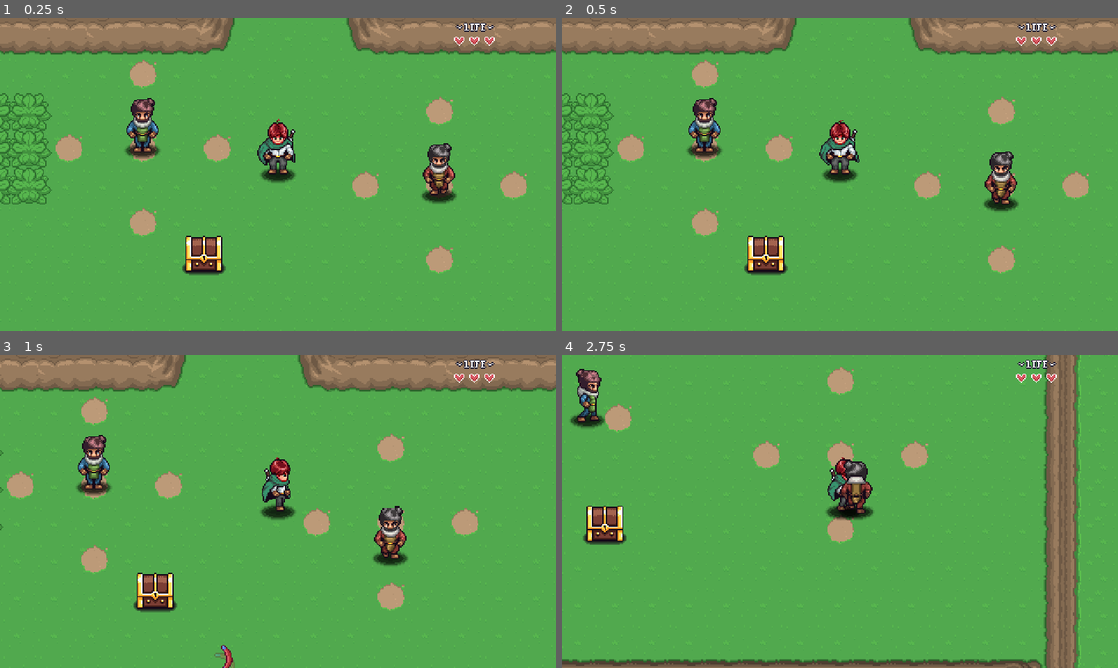
Above: before the commit, frames 1-4 (two rows, left to right).
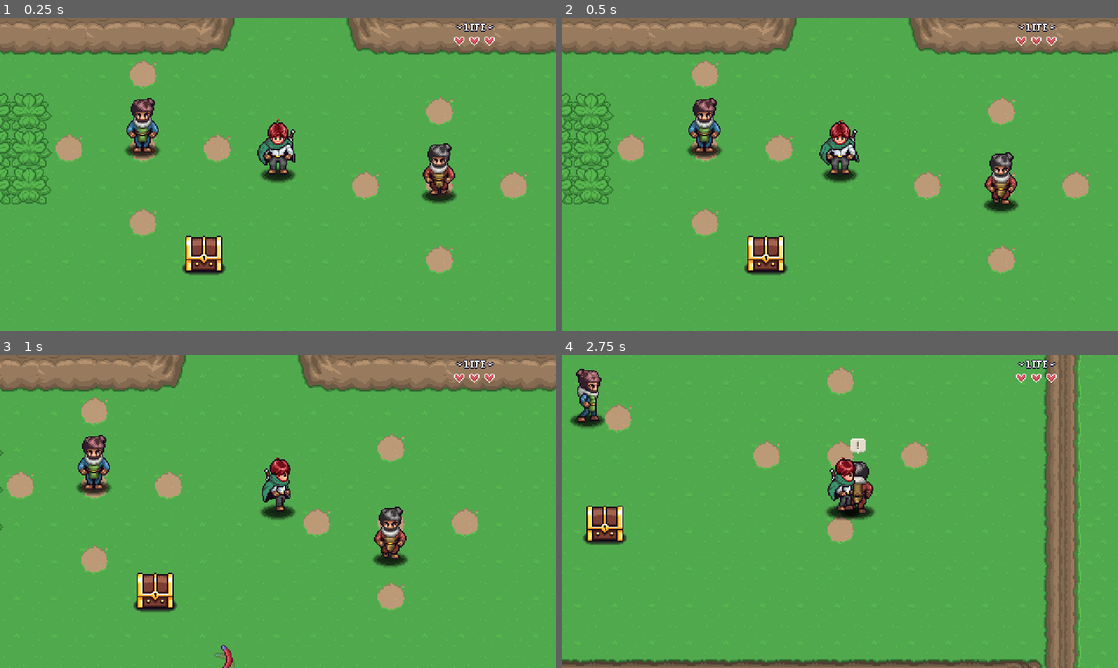
Above: after the commit, the same moments.

Repository: wangwenhao/aarpg
Game: Godot game, scene res://Levels/Area01/02.tscn
The game is run twice, just before and just after one commit, with the same random seed, the same clock (stepped at 60 frames per second) and the same inputs. This scene is started directly instead of the project's main scene. Sound files missing from this copy of the repository are replaced by a short silence.
Inputs:
- Up to frame 1 (0.25 s): no input
- Up to frame 2 (0.5 s): no input
- Up to frame 3 (1 s): tap Enter (ui_accept) at 0.5, 0.77 s; hold D (right) from 0.53 s (still down); hold N (ability) from 0.53 s (still down)
- Up to frame 4 (2.75 s): release D (right) at 1.28 s; release N (ability) at 1.28 s; hold S (down) 1.28-2.03 s; tap J (attack) at 1.35 s; tap Enter (ui_accept) at 1.52 s; hold D (right) from 2.03 s (still down); hold I (interact) from 2.03 s (still down)

Frame 1 is identical in both runs. In frame 2, 0.3% of the frame differs, in the area x 75-83%, y 42-63%; in frame 3, 0.1%; in frame 4, 0.6%, in the area x 50-57%, y 26-53%.

Commit message:
npc语音优化及bugfix

Diff:
--- a/GUI/DialogSystem/Scripts/dialog_portrait.gd
+++ b/GUI/DialogSystem/Scripts/dialog_portrait.gd
@@ -21,13 +21,19 @@
 		audio_stream_player.pitch_scale = randf_range(audio_pitch_base - 0.04, audio_pitch_base + 0.04)
 		audio_stream_player.play()
 	elif ".,!?".contains(letter):
+		audio_stream_player.pitch_scale = audio_pitch_base - 0.1
+		audio_stream_player.play()
 		mouth_open_frames = 0
 
 	if mouth_open_frames > 0:
 		mouth_open_frames -= 1
 
 	if mouth_open_frames == 0:
-		open_mouth = false
+		if open_mouth:
+			open_mouth = false
+			audio_stream_player.pitch_scale = randf_range(audio_pitch_base - 0.08, audio_pitch_base + 0.02)
+			audio_stream_player.play()
+
 
 func _set_blink(value: bool) -> void:
 	if blink != value:
--- a/GUI/DialogSystem/Scripts/dialog_system.gd
+++ b/GUI/DialogSystem/Scripts/dialog_system.gd
@@ -89,6 +89,12 @@
 
 func start_timer() -> void:
 	timer.wait_time = text_speed
+	var _char: String = plain_text[content.visible_characters - 1]
+	if ".!?:;".contains(_char):
+		timer.wait_time *= 4
+	elif ", ".contains(_char):
+		timer.wait_time *= 2
+
 	timer.start()
 
 
--- a/Levels/Area01/02.tscn
+++ b/Levels/Area01/02.tscn
@@ -111,3 +111,11 @@
 [node name="PatrolLocation5" parent="NPC2/NpcBehaviorPatrol" instance=ExtResource("14_mxs1d")]
 modulate = Color(0, 0, 1, 1)
 position = Vector2(-62, -2)
+
+[node name="DialogInteraction" parent="NPC2" instance=ExtResource("12_mxs1d")]
+enabled = true
+
+[node name="DialogText" type="Node" parent="NPC2/DialogInteraction"]
+script = ExtResource("13_5l2i7")
+text = "Hi, How is Hero?"
+metadata/_custom_type_script = "uid://cer7bh4d3h3ri"
--- a/NPC/00_NPCs/npc_02.tres
+++ b/NPC/00_NPCs/npc_02.tres
@@ -9,4 +9,5 @@
 npc_name = "Nero"
 sprite = ExtResource("3_bdmun")
 portrait = ExtResource("1_hgnq3")
+dialog_audio_pitch = 1.5
 metadata/_custom_type_script = "uid://6qoys31fgcim"
--- a/NPC/Scripts/npc_behavior_patrol.gd
+++ b/NPC/Scripts/npc_behavior_patrol.gd
@@ -11,6 +11,12 @@
 var patrol_locations: Array[PatrolLocation] = []
 var current_location_index: int = 0
 var target: PatrolLocation
+
+var has_started: bool = false
+var last_phase: String = ""
+var direction: Vector2
+
+@onready var timer: Timer = $Timer
 
 func _ready() -> void:
 	gather_patrol_locations()
@@ -28,11 +34,21 @@
 	if Engine.is_editor_hint():
 		return
 	if npc.global_position.distance_to(target.target_position) < 1:
-		start()
+		idle_phase()
 
 func start() -> void:
 	if !npc.do_behavior or patrol_locations.size() < 2:
 		return
+
+	if has_started:
+		if timer.time_left == 0:
+			walk_phase()
+		return
+
+	has_started = true
+	idle_phase()
+
+func idle_phase() -> void:
 	npc.global_position = target.target_position
 	npc.state = "idle"
 	npc.velocity = Vector2.ZERO
@@ -45,13 +61,21 @@
 
 	target = patrol_locations[current_location_index]
 
-	await get_tree().create_timer(wait_time).timeout
-	if !npc.do_behavior:
+	if wait_time > 0:
+		timer.start(wait_time)
+		await timer.timeout
+
+	if not npc.do_behavior:
 		return
+
+	walk_phase()
+
+
+func walk_phase() -> void:
 	npc.state = "walk"
-	var direction = global_position.direction_to(target.target_position)
+	direction = global_position.direction_to(target.target_position)
 	npc.direction = direction
-	npc.velocity = npc.direction * walk_speed
+	npc.velocity = direction * walk_speed
 	npc.update_direction(target.target_position)
 	npc.update_animation()
 
--- a/NPC/Scripts/npc_behavior_wander.gd
+++ b/NPC/Scripts/npc_behavior_wander.gd
@@ -65,6 +65,8 @@
 	# 等待一个随机时长（在 idle_duration 到 2 * idle_duration 之间）
 	await get_tree().create_timer(randf() * idle_duration + idle_duration).timeout
 
+	if !npc.do_behavior:
+		return
 	# 开始行走：随机选择一个方向并设置速度与朝向
 	npc.state = "walk"
 	var direction: Vector2 = DIRECTIONS[randi_range(0, 3)]
--- a/NPC/Scripts/npc_resource.gd
+++ b/NPC/Scripts/npc_resource.gd
@@ -3,4 +3,4 @@
 @export var npc_name: String = ""
 @export var sprite: Texture
 @export var portrait: Texture
-@export var dialog_audio_pitch: float = 1.0
+@export_range(0.5, 1.8, 0.02) var dialog_audio_pitch: float = 1.0
--- a/NPC/npc_behavior_patrol.tscn
+++ b/NPC/npc_behavior_patrol.tscn
@@ -4,3 +4,6 @@
 
 [node name="NpcBehaviorPatrol" type="Node2D"]
 script = ExtResource("1_2rl7o")
+
+[node name="Timer" type="Timer" parent="."]
+one_shot = true
